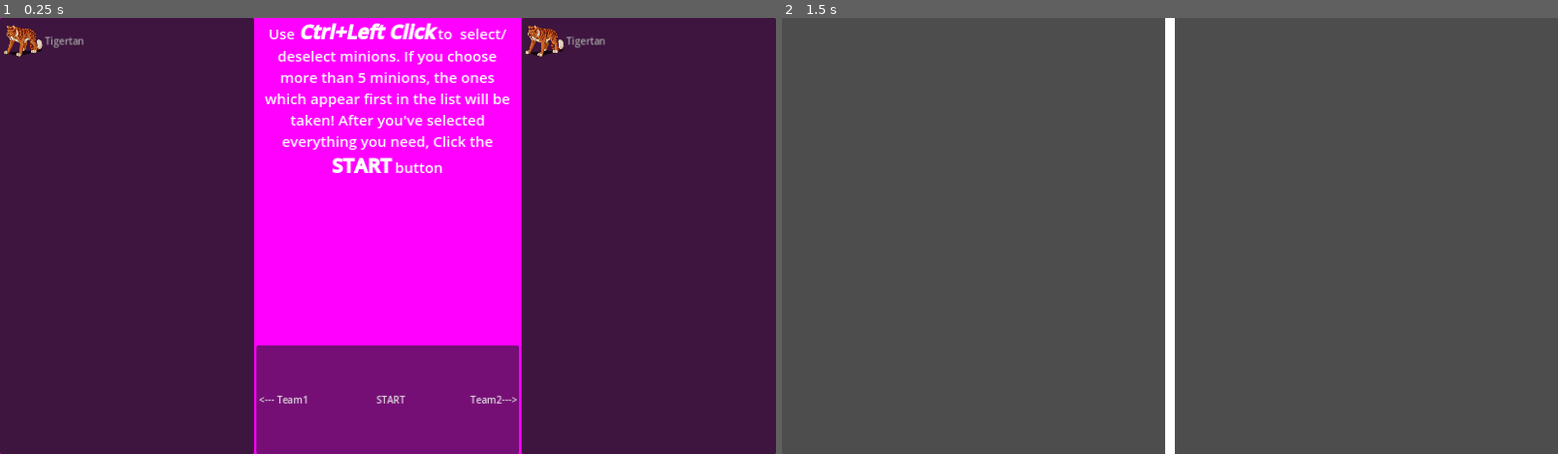
Above: before the commit, frames 1-2 (left to right).
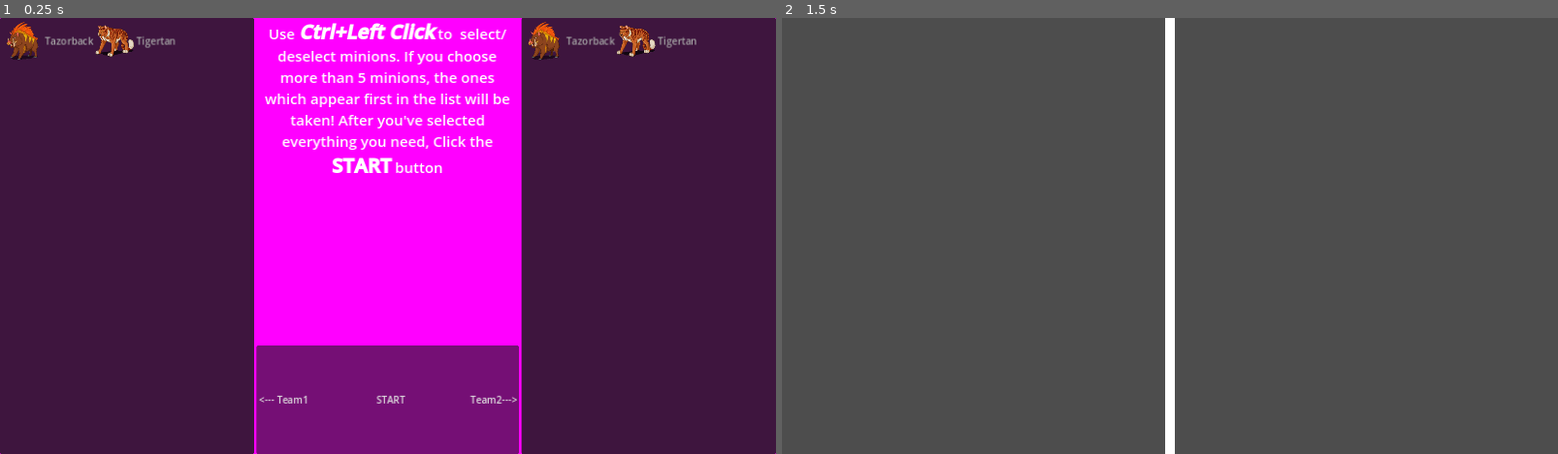
Above: after the commit, the same moments.

Repository: AzzaamNasir/MH-Battle-System
Game: Godot game, scene res://Arena.tscn
The game is run twice, just before and just after one commit, with the same random seed, the same clock (stepped at 60 frames per second) and the same inputs.
Inputs (mouse positions are in pixels of both pictures, inside the frame that each line leads up to):
- Up to frame 1 (0.25 s): no input
- Up to frame 2 (1.5 s): click "<--- Team1 START" at 0.5 s; tap Enter at 1.25 s; move the mouse to (1340, 214) at 1.27 s; hold Right from 1.28 s (still down); hold Ctrl from 1.28 s (still down); click (1340, 214) at 1.42 s

The runs differ from the first frame. In frame 1, 1.2% of the frame differs, in the area x 0-90%, y 0-10%; in frame 2, nothing differs.

Commit message:
10:00 AM 10th May 2024
Implemented determining order of turns, almost push-able to main branch I just need to iron out any glitches/inconconsistency cuz I switched data models

Diff:
--- a/Arena.tscn
+++ b/Arena.tscn
@@ -52,3 +52,5 @@
 
 [node name="MinionSelector" parent="." instance=ExtResource("2_yg1mp")]
 layer = 2
+
+[node name="ComponentManager" type="Node" parent="."]
--- a/FightController.gd
+++ b/FightController.gd
@@ -1,20 +1,42 @@
 extends Node2D
 
-
+var turnOrder : Array[MinionData]
 # Called when the node enters the scene tree for the first time.
 func _ready():
 	$MinionSelector.connect("play_pressed",_start)
 
+func _start(team1 : Array[MinionData],team2 : Array[MinionData]):
+	var k = 1
+	for minion in team1:
+		var min : Node2D = load(minion.scene).instantiate()
+		min.add_to_group("Team 1")
+		min.get_node("Sprite").flip_h = true
+		get_node("L_Minions/L" + str(k)).add_child(min)
+		k+=1
+		min.minionData = min.minionData.duplicate()
+		turnOrder.append(min.minionData)
+		await min
+		minion.speed += 100
+	k=1
+	for minion in team2:
+		var min : Node2D = load(minion.scene).instantiate()
+		min.add_to_group("Team 2")
+		get_node("R_Minions/R" + str(k)).add_child(min)
+		k+=1
+		min.minionData = min.minionData.duplicate()
+		turnOrder.append(min.minionData)
+		await min
 
-func _start(team1 : Array[MinionData],team2 : Array[MinionData]):
-	var i = 1
-	for minion in team1:
-		var min : Node2D = minion.scene.instantiate()
-		min.get_node("Sprite").flip_h = true
-		get_node("L_Minions/L" + str(i)).add_child(min)
-		i+=1
-	i=1
-	for minion in team2:
-		var min : Sprite2D = load(minion["Path"]).instantiate()
-		get_node("R_Minions/R" + str(i)).add_child(min)
-		i+=1
+
+	for i in len(turnOrder)-1:
+		for j in len(turnOrder)-1-i:
+			if turnOrder[j].speed > turnOrder[j+1].speed:
+				var temp = turnOrder[j]
+				turnOrder[j] = turnOrder[j+1]
+				turnOrder[j+1] = temp
+			else:
+				break
+
+	turnOrder.reverse()
+	for minion in turnOrder:
+		print(minion.name + " " + str(minion.speed) + str(minion.get_instance_id()))
--- a/Minions/MinionData.gd
+++ b/Minions/MinionData.gd
@@ -5,7 +5,7 @@
 
 @export var name : String
 @export var sprite : Texture2D
-@export var scene : PackedScene
+@export_file("*.tscn") var scene : String
 
 @export var health : int
 @export var energy : int
--- a/Minions/Minions.tres
+++ b/Minions/Minions.tres
@@ -3,8 +3,9 @@
 [ext_resource type="Script" path="res://addons/godot_resource_groups/resource_group.gd" id="1_8brmp"]
 
 [resource]
+resource_local_to_scene = true
 script = ExtResource("1_8brmp")
 base_folder = "res://Minions/Resources"
 includes = Array[String](["*.tres"])
 excludes = Array[String]([])
-paths = Array[String](["res://Minions/Resources/Tigertan.tres"])
+paths = Array[String](["res://Minions/Resources/Tazorback.tres", "res://Minions/Resources/Tigertan.tres"])
--- /dev/null
+++ b/Minions/Resources/Tazorback.tres
@@ -0,0 +1,19 @@
+[gd_resource type="Resource" script_class="MinionData" load_steps=3 format=3 uid="uid://cmx4gjcnv8ylt"]
+
+[ext_resource type="Script" path="res://Minions/MinionData.gd" id="1_c01o1"]
+[ext_resource type="Texture2D" uid="uid://bma6a74q7ab4b" path="res://Minions/Sprites/Tazorback.png" id="2_mmcrv"]
+
+[resource]
+resource_local_to_scene = true
+script = ExtResource("1_c01o1")
+name = "Tazorback"
+sprite = ExtResource("2_mmcrv")
+scene = "res://Minions/Scenes/Tazorback.tscn"
+health = 0
+energy = 0
+atk = 0
+healing = 0
+speed = 100
+type1 = 0
+type2 = 0
+MinionMoves = Array[Resource("res://Moves/MoveData.gd")]([])
--- a/Minions/Resources/Tigertan.tres
+++ b/Minions/Resources/Tigertan.tres
@@ -1,18 +1,17 @@
-[gd_resource type="Resource" script_class="MinionData" load_steps=7 format=3 uid="uid://uryw5hhbt7ta"]
+[gd_resource type="Resource" script_class="MinionData" load_steps=6 format=3 uid="uid://c7uxwebsxbcsp"]
 
-[ext_resource type="Resource" uid="uid://uo7tjov1ewe0" path="res://Moves/Resources/Claw.tres" id="1_5y64h"]
-[ext_resource type="Script" path="res://Minions/MinionData.gd" id="1_j4t54"]
-[ext_resource type="Resource" uid="uid://gmyhc0xfo2gd" path="res://Moves/Resources/Roar.tres" id="2_eeur0"]
-[ext_resource type="Resource" uid="uid://c5kie1ssct2sc" path="res://Moves/Resources/Burn.tres" id="3_0gt03"]
-[ext_resource type="PackedScene" uid="uid://dcf3n0lefmmyl" path="res://Minions/Scenes/Tigertan.tscn" id="4_2hii8"]
-[ext_resource type="Texture2D" uid="uid://ckbqb1oj8yd2q" path="res://Minions/Sprites/Tigertan.png" id="5_ba4bo"]
+[ext_resource type="Resource" uid="uid://uo7tjov1ewe0" path="res://Moves/Resources/Claw.tres" id="1_y2jqh"]
+[ext_resource type="Resource" uid="uid://gmyhc0xfo2gd" path="res://Moves/Resources/Roar.tres" id="2_ibcsy"]
+[ext_resource type="Resource" uid="uid://c5kie1ssct2sc" path="res://Moves/Resources/Burn.tres" id="3_34l5s"]
+[ext_resource type="Script" path="res://Minions/MinionData.gd" id="5_43yw7"]
+[ext_resource type="Texture2D" uid="uid://ckbqb1oj8yd2q" path="res://Minions/Sprites/Tigertan.png" id="6_bhfaw"]
 
 [resource]
 resource_local_to_scene = true
-script = ExtResource("1_j4t54")
+script = ExtResource("5_43yw7")
 name = "Tigertan"
-sprite = ExtResource("5_ba4bo")
-scene = ExtResource("4_2hii8")
+sprite = ExtResource("6_bhfaw")
+scene = "res://Minions/Scenes/Tigertan.tscn"
 health = 60
 energy = 65
 atk = 60
--- /dev/null
+++ b/Minions/Scenes/Tazorback.tscn
@@ -0,0 +1,14 @@
+[gd_scene load_steps=4 format=3 uid="uid://ls7mw7qg0b28"]
+
+[ext_resource type="Script" path="res://Minions/Minion.gd" id="1_6fqhp"]
+[ext_resource type="Resource" uid="uid://cmx4gjcnv8ylt" path="res://Minions/Resources/Tazorback.tres" id="2_fjhuf"]
+[ext_resource type="PackedScene" uid="uid://cec8c5m8yc1y6" path="res://UI/MoveSelector.tscn" id="7_1twlf"]
+
+[node name="Tazorback" type="Node2D" node_paths=PackedStringArray("SelectMenu")]
+script = ExtResource("1_6fqhp")
+minionData = ExtResource("2_fjhuf")
+SelectMenu = NodePath("SelectMenu")
+
+[node name="Sprite" type="Sprite2D" parent="."]
+
+[node name="SelectMenu" parent="." instance=ExtResource("7_1twlf")]
--- a/Minions/Scenes/Tigertan.tscn
+++ b/Minions/Scenes/Tigertan.tscn
@@ -1,3 +1,14 @@
-[gd_scene format=3 uid="uid://dcf3n0lefmmyl"]
+[gd_scene load_steps=4 format=3 uid="uid://dcf3n0lefmmyl"]
 
-[node name="Tigertan" type="Node2D"]
+[ext_resource type="Script" path="res://Minions/Minion.gd" id="1_sx2o3"]
+[ext_resource type="Resource" uid="uid://c7uxwebsxbcsp" path="res://Minions/Resources/Tigertan.tres" id="2_7y1rd"]
+[ext_resource type="PackedScene" uid="uid://cec8c5m8yc1y6" path="res://UI/MoveSelector.tscn" id="3_uq0cv"]
+
+[node name="Tigertan" type="Node2D" node_paths=PackedStringArray("SelectMenu")]
+script = ExtResource("1_sx2o3")
+minionData = ExtResource("2_7y1rd")
+SelectMenu = NodePath("SelectMenu")
+
+[node name="Sprite" type="Sprite2D" parent="."]
+
+[node name="SelectMenu" parent="." instance=ExtResource("3_uq0cv")]
--- a/Minions/minion.gd
+++ b/Minions/minion.gd
@@ -4,5 +4,4 @@
 @export var SelectMenu : Control
 
 func _ready() -> void:
-	load(minionData.resource_path)
 	$Sprite.texture = minionData.sprite
--- a/Moves/Moves.tres
+++ b/Moves/Moves.tres
@@ -3,6 +3,7 @@
 [ext_resource type="Script" path="res://addons/godot_resource_groups/resource_group.gd" id="1_uwb4w"]
 
 [resource]
+resource_local_to_scene = true
 script = ExtResource("1_uwb4w")
 base_folder = "res://Moves/Resources"
 includes = Array[String](["*.tres"])
--- a/UI/MinionSelector.gd
+++ b/UI/MinionSelector.gd
@@ -14,6 +14,7 @@
 func _ready():
 	minions.load_all_into(minionArr)
 	play.connect("pressed",_on_play_pressed)
+
 	for minion in minionArr:
 		Minions1.add_item(minion.name,minion.sprite)
 		Minions2.add_item(minion.name,minion.sprite)
--- a/UI/MoveSelector.gd
+++ b/UI/MoveSelector.gd
@@ -12,22 +12,27 @@
 signal selectTime(target,no)
 
 var moveUsed : Callable = Callable(self,"_on_move_used")
-
 var setTexture : Callable = Callable(self,"_set_button_texture")
 
+
 func _ready():
-	await  owner.ready
+	await owner.ready
 	minMoveList = get_parent().minionData.MinionMoves
 	for i in len(minMoveList):
 		setTexture.bind(get("button"+str(i+1)),minMoveList[i]).call()
-
 	self.connect("selectTime",_on_select_time)
-	button1.connect("pressed",moveUsed.bind(button1.get_meta("Move")))
-	button2.connect("pressed",moveUsed.bind(button2.get_meta("Move")))
-	button3.connect("pressed",moveUsed.bind(button3.get_meta("Move")))
-	button4.connect("pressed",moveUsed.bind(button4.get_meta("Move")))
-	button5.connect("pressed",moveUsed.bind(button5.get_meta("Move")))
-	button6.connect("pressed",moveUsed.bind(button6.get_meta("Move")))
+	if button1.has_meta("Move"):
+		button1.connect("pressed",moveUsed.bind(button1.get_meta("Move")))
+	if button2.has_meta("Move"):
+		button2.connect("pressed",moveUsed.bind(button2.get_meta("Move")))
+	if button3.has_meta("Move"):
+		button3.connect("pressed",moveUsed.bind(button3.get_meta("Move")))
+	if button4.has_meta("Move"):
+		button4.connect("pressed",moveUsed.bind(button4.get_meta("Move")))
+	if button5.has_meta("Move"):
+		button5.connect("pressed",moveUsed.bind(button5.get_meta("Move")))
+	if button6.has_meta("Move"):
+		button6.connect("pressed",moveUsed.bind(button6.get_meta("Move")))
 
 func _set_button_texture(button : TextureButton,move : MoveData):
 	button.set_meta("Move",load(move.resource_path))
Not shown: 1 places in Minions/Resources/Tigertan.tres that only renumber resources
Not shown, added: Minions/Scenes/Tig143D.tmp
Not shown, added: Minions/Scenes/Tig3B64.tmp
